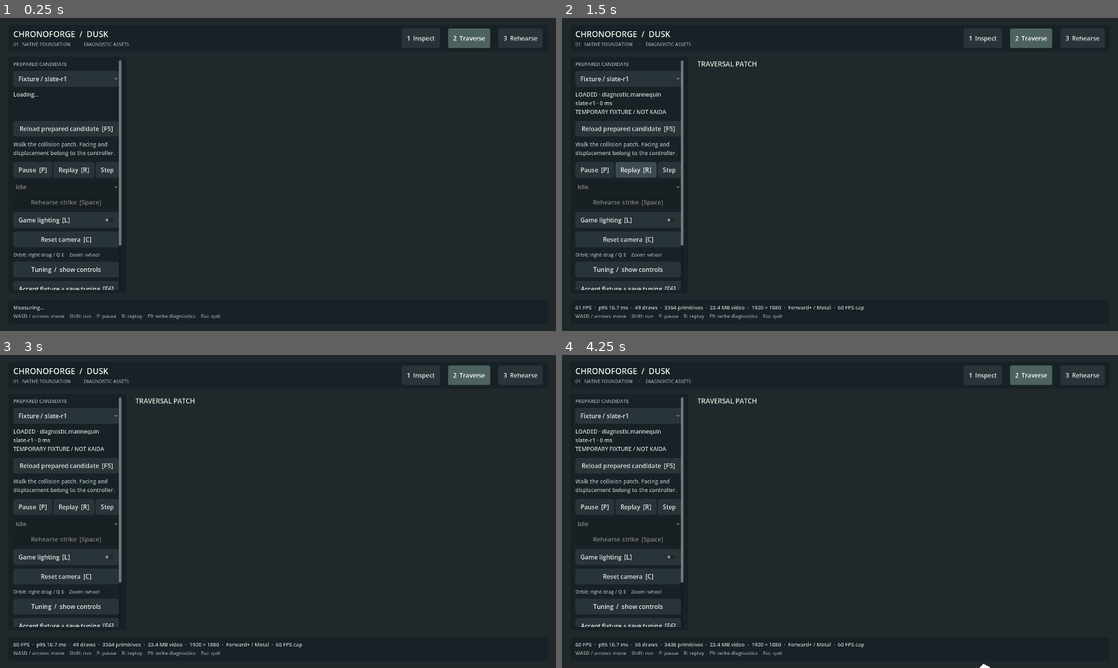
Above: before the commit, frames 1-4 (two rows, left to right).
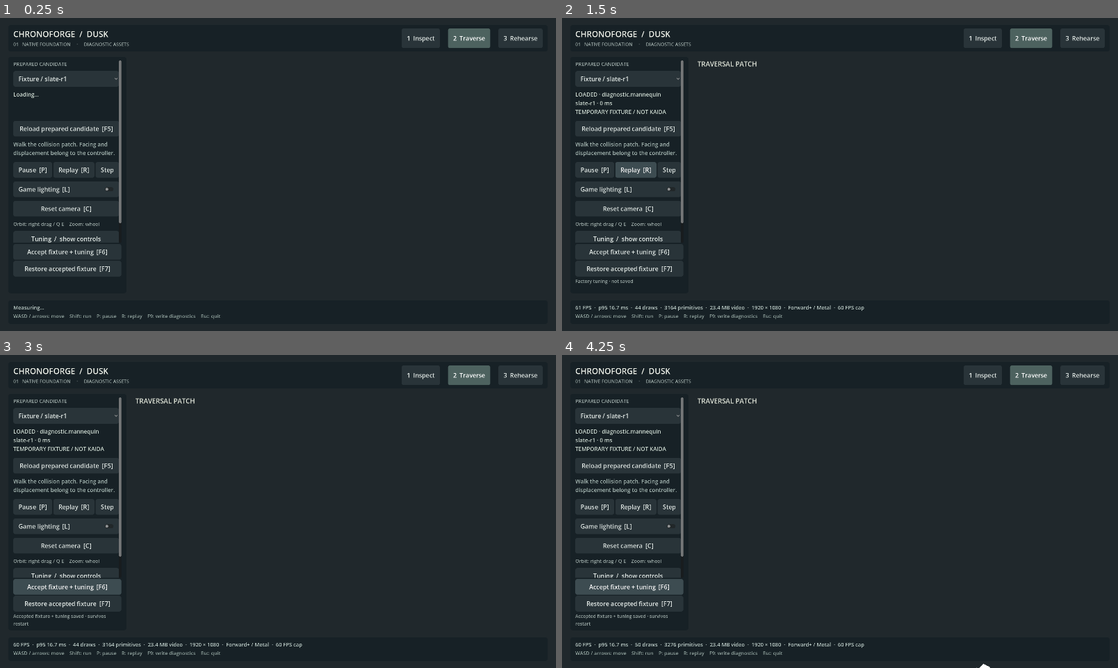
Above: after the commit, the same moments.

Repository: gallak87/tech9
Game: Godot game, scene res://development/foundation.tscn
The game is run twice, just before and just after one commit, with the same random seed, the same clock (stepped at 60 frames per second) and the same inputs.
Inputs (mouse positions are in pixels of both pictures, inside the frame that each line leads up to):
- Up to frame 1 (0.25 s): no input
- Up to frame 2 (1.5 s): click "Replay [R]" at 0.5 s; click "Replay [R]" at 1.25 s
- Up to frame 3 (3 s): click "Replay [R]" at 2 s; click (66, 589) at 2.75 s, where only the run after the commit has a clickable "Accept fixture + tuning [F6]"
- Up to frame 4 (4.25 s): click (628, 586) at 3.5 s, where only the run after the commit has a clickable "Accept fixture + tuning [F6]"

The runs differ from the first frame. In frame 1, 1.0% of the frame differs, in the area x 2-22%, y 53-87%; in frame 2, 1.1%; in frame 3, 1.6%; in frame 4, 1.6%, in the area x 2-22%, y 53-94%.

Commit message:
Harden Dusk native validation and keep acceptance controls visible

Diff:
--- a/games/chronoforge-dusk/game/development/foundation.gd
+++ b/games/chronoforge-dusk/game/development/foundation.gd
@@ -22,6 +22,9 @@
 var load_error: String = ""
 var flash: float = 0.0
 var startup_ms: int = 0
+var ready_ms: int = 0
+var source_sha256: String = "unrecorded"
+var target_error: String = ""
 var ui_elapsed: float = 0.0
 var input_events: int = 0
 var last_input: String = "none"
@@ -38,6 +41,7 @@
 		var build: Variant = JSON.parse_string(FileAccess.get_file_as_string("res://content/build_info.json"))
 		if build is Dictionary:
 			game_revision = str(build.get("revision", "development"))
+			source_sha256 = str(build.get("source_sha256", "unrecorded"))
 	bind_inputs()
 	tuning.restore()
 	var prepared: Variant = JSON.parse_string(FileAccess.get_file_as_string("res://content/candidates.json"))
@@ -70,7 +74,7 @@
 		target.remove_child(target_asset)
 		target.install(target_asset)
 	else:
-		load_error = "Target import failed: " + target_asset.load_error
+		target_error = "Target import failed: " + target_asset.load_error
 		target_asset.queue_free()
 	camera = DuskOrbitCamera.new()
 	add_child(camera)
@@ -105,8 +109,10 @@
 	else:
 		load_error = "Accepted descriptor is no longer prepared: " + initial + ". Select a candidate explicitly."
 	set_mode(1)
-	get_window().focus_exited.connect(func() -> void: set_unfocused(true))
-	get_window().focus_entered.connect(func() -> void: set_unfocused(false))
+	if not test_mode:
+		get_window().focus_exited.connect(func() -> void: set_unfocused(true))
+		get_window().focus_entered.connect(func() -> void: set_unfocused(false))
+	ready_ms = Time.get_ticks_msec()
 	print("DUSK_START ", JSON.stringify(identity()))
 	if test_mode:
 		var runner: Node = load("res://tests/foundation_test.gd").new()
@@ -186,7 +192,7 @@
 		return
 	ui_elapsed = 0.0
 	hud.status.text = load_status
-	hud.error_panel.text = load_error
+	hud.error_panel.text = load_error + ("\n" + target_error if not target_error.is_empty() else "")
 	hud.save_status.text = tuning.message
 	hud.pause_button.text = "Resume  [P]" if manually_paused else "Pause  [P]"
 	hud.action_status.text = "Strike %02d   /   %s   /   impacts %d" % [action.action_id, action.phase.to_upper(), action.impact_count] if mode == 2 else ["ASSET INSPECTION", "TRAVERSAL PATCH", ""][mode]
@@ -313,7 +319,7 @@
 	Engine.max_fps = 10 if unfocused else (30 if manually_paused else 60)
 
 func identity() -> Dictionary:
-	return {"game_revision": game_revision, "engine": Engine.get_version_info().strin …(574 unchanged characters)…
+	return {"game_revision": game_revision, "source_sha256": source_sha256, "engine_uptime_at_ready_ms": ready_ms, "scene_assembly_ms": ready_ms - startup_ms, "engine": Engine.get_version_info().strin …(574 unchanged characters)…
 
 func write_diagnostics() -> void:
 	var report: Dictionary = {"identity": identity(), "intervals": perf.report(), "action": {"count": action.action_id, "i …(311 unchanged characters)…
--- a/games/chronoforge-dusk/game/project.godot
+++ b/games/chronoforge-dusk/game/project.godot
@@ -1,34 +1,36 @@
-; Dusk owns this project. Production sources live outside res://.
+; Engine configuration file.
+; It's best edited using the editor UI and not directly,
+; since the parameters that go here are not all obvious.
+;
+; Format:
+;   [section] ; section goes between []
+;   param=value ; assign values to parameters
+
 config_version=5
 
 [application]
+
 config/name="Chronoforge Dusk"
+config/description="Native foundation — diagnostic fixtures, not Kaida"
 config/version="0.1.0"
-run/max_fps=60
 run/main_scene="res://development/foundation.tscn"
 config/features=PackedStringArray("4.6", "Forward Plus")
-config/description="Native foundation — diagnostic fixtures, not Kaida"
+run/max_fps=60
 
 [display]
+
 window/size/viewport_width=1920
 window/size/viewport_height=1080
 window/size/window_width_override=1440
 window/size/window_height_override=810
 window/stretch/mode="viewport"
-window/stretch/aspect="keep"
-window/vsync/vsync_mode=1
+
+[editor_plugins]
+
+enabled=PackedStringArray("res://addons/source_hashes/plugin.cfg")
 
 [rendering]
-renderer/rendering_method="forward_plus"
-rendering_device/driver.macos="metal"
+
 textures/vram_compression/import_etc2_astc=true
-textures/default_filters/use_nearest_mipmap_filter=false
+lights_and_shadows/directional_shadow/size=2048
 anti_aliasing/quality/msaa_3d=1
-lights_and_shadows/directional_shadow/size=2048
-
-[physics]
-common/physics_ticks_per_second=60
-
-
-[editor_plugins]
-enabled=PackedStringArray("res://addons/source_hashes/plugin.cfg")
--- a/games/chronoforge-dusk/game/tests/foundation_test.gd
+++ b/games/chronoforge-dusk/game/tests/foundation_test.gd
@@ -11,8 +11,6 @@
 	process_mode = Node.PROCESS_MODE_ALWAYS
 	started = Time.get_ticks_msec()
 	# A deterministic test run is allowed to simulate focus explicitly.
-	game.get_window().focus_exited.disconnect(game.get_window().focus_exited.get_connections()[0].callable)
-	game.get_window().focus_entered.disconnect(game.get_window().focus_entered.get_connections()[0].callable)
 	game.set_unfocused(false)
 	if "--verify-restart" in OS.get_cmdline_user_args():
 		await seconds(2.0)
@@ -45,7 +43,15 @@
 	bad = descriptor.duplicate(true)
 	bad.motion.clips = "root_motion"
 	await rejects(bad, "Conflicting motion ownership rejected")
+	bad = descriptor.duplicate(true)
+	bad.dimensions = null
+	await rejects(bad, "Malformed nested metadata produces visible error")
+	bad = descriptor.duplicate(true)
+	bad.attachments[0].position_m = [1, 2]
+	await rejects(bad, "Malformed attachment transform rejected")
 	game.load_candidate_index(0)
+	await key(KEY_F5)
+	check(game.load_error.is_empty() and game.actor.visual.descriptor.revision == "slate-r1", "F5 reloads selected prepared revision")
 	game.tuning.values = DuskTuning.DEFAULTS.duplicate()
 	game.apply_tuning()
 	await key(KEY_2)
@@ -57,6 +63,7 @@
 	await seconds(1.0)
 	key_up(KEY_W)
 	var walking: float = game.actor.position.distance_to(start)
+	print("DUSK_WALK ", JSON.stringify({"start": str(start), "end": str(game.actor.position), "distance": walking, "speed": game.actor.walk_speed, "yaw": game.camera.yaw, "paused": game.get_tree().paused}))
 	check(walking > 1.7 and walking < 2.8 and game.actor.position.z < -1.7, "Camera-relative walk uses real input mapping")
 	game.actor.place(Vector3.ZERO)
 	key_down(KEY_SHIFT)
@@ -128,6 +135,8 @@
 		key_down(direction)
 		await seconds(1.5)
 		key_up(direction)
+	await seconds(0.6)
+	check(game.camera.focus.distance_to(game.actor.position) < 0.01, "Follow camera settles after movement stops")
 	await capture("traverse")
 	game.perf.begin("asset_reload")
 	await seconds(0.2)
@@ -169,12 +178,15 @@
 	game.tuning.values.camera_yaw = 60.0
 	game.tuning.values.impact_fraction = 0.55
 	game.apply_tuning()
-	game.command("save")
+	await key(KEY_F6)
 	check(FileAccess.file_exists(game.tuning.path), "Accepted tuning deliberately written")
 	game.tuning.values.walk_speed = 1.0
 	game.apply_tuning()
-	game.command("restore")
+	await key(KEY_F7)
 	check(is_equal_approx(game.actor.walk_speed, 2.8) and game.actor.visual.descriptor.revision == "clay-r1", "Restore pairs tuning with accepted candidate")
+	var reloaded := DuskTuning.new()
+	reloaded.path = game.tuning.path
+	check(reloaded.restore() and is_equal_approx(float(reloaded.values.walk_speed), 2.8), "Independent tuning object reads saved file")
 	finish("foundation")
 
 func rejects(descriptor: Dictionary, label: String) -> void:
@@ -216,7 +228,8 @@
 func capture(label: String) -> void:
 	if DisplayServer.get_name() == "headless":
 		return
-	await RenderingServer.frame_post_draw
+	# Render explicitly so capture also completes when macOS occludes the window.
+	RenderingServer.force_draw(false)
 	var image: Image = game.get_viewport().get_texture().get_image()
 	image.save_png("user://" + label + ".png")
 
--- a/games/chronoforge-dusk/game/ui/development_hud.gd
+++ b/games/chronoforge-dusk/game/ui/development_hud.gd
@@ -62,9 +62,12 @@
 	side.size = Vector2(402, 816)
 	side.add_theme_stylebox_override("panel", panel(Color("172126"), 10))
 	ui.add_child(side)
+	var frame := VBoxContainer.new()
+	side.add_child(frame)
 	var scroll := ScrollContainer.new()
+	scroll.size_flags_vertical = Control.SIZE_EXPAND_FILL
 	scroll.horizontal_scroll_mode = ScrollContainer.SCROLL_MODE_DISABLED
-	side.add_child(scroll)
+	frame.add_child(scroll)
 	var column := VBoxContainer.new()
 	column.size_flags_horizontal = Control.SIZE_EXPAND_FILL
 	column.add_theme_constant_override("separation", 13)
@@ -121,9 +124,12 @@
 		spin.value_changed.connect(func(value: float) -> void: tuning_changed.emit(str(item[0]), value))
 		knobs[str(item[0])] = spin
 		line.add_child(spin)
-	button(column, "Accept fixture + save tuning  [F6]", "save")
-	button(column, "Restore accepted fixture  [F7]", "restore")
-	save_status = text_label(column, "", 16, Color("9caaa7"))
+	var accepted := VBoxContainer.new()
+	frame.add_child(accepted)
+	button(accepted, "Accept fixture + tuning  [F6]", "save")
+	button(accepted, "Restore accepted fixture  [F7]", "restore")
+	save_status = text_label(accepted, "", 16, Color("9caaa7"))
+	save_status.custom_minimum_size.y = 42
 	save_status.autowrap_mode = TextServer.AUTOWRAP_WORD_SMART
 	text_label(column, "Temporary motion proves wiring only.\nThis actor is not Kaida.", 17, Color("d0b994"))
 	var bottom := PanelContainer.new()
@@ -154,7 +160,9 @@
 		view_buttons[i].button_pressed = i == index
 	mode_description.text = ["Inspect the imported actor, attachment and in-place clips.", "Walk the collision patch. Facing and displacement belong to the controller.", "One strike: approach, contact, reaction, recovery and return."][index]
 	animation.disabled = index != 0
+	animation.visible = index == 0
 	attack_button.disabled = index != 2
+	attack_button.visible = index == 2
 	for phase: String in phase_labels:
 		phase_labels[phase].visible = index == 2
 
Not shown, changed: games/chronoforge-dusk/tools/native.py
